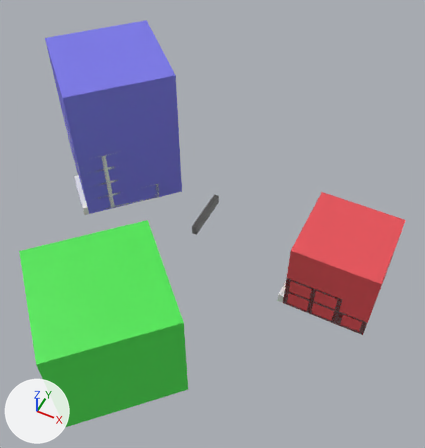
The glTF model assets/gltf/cubes.gltf, before and after one commit.
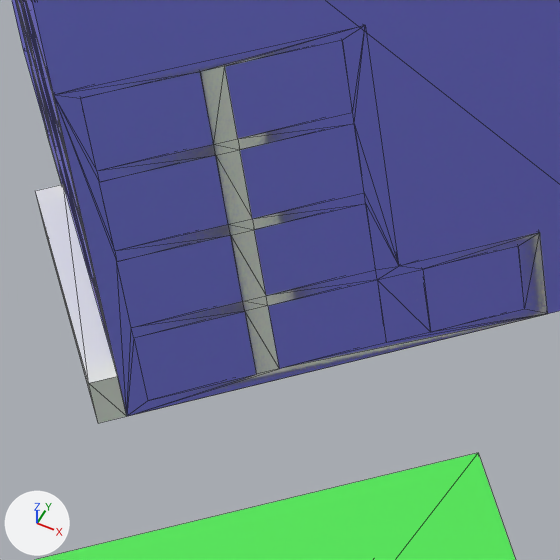
The first picture shows the older version from a camera (50 mm lens) standing at (37.3, -67.4, 89.3) and looking at (7.2, -7.3, 14.1). The close-ups show both versions on the part from 16% to 38% of the width and 32% to 53% of the height of that picture; other places that the commit changed are outside them. Arrows for +X, +Y and +Z are at lower left; the lights stay in place. The close-ups show mesh edges as thin lines. Where no turn or scale is listed for an object, it has been applied to the vertices.

Script lines for the objects in view, before the commit:
```python
me_bluetall = bpy.data.meshes.new('BlueTall')
me_bluetall.from_pydata(...)  # 8 vertices, 12 faces; spans x -14.3..14.0, y 0.0..28.3, z 0.0..29.0
me_bluetall.materials.append(mat_blue)  # blue #7c79e7
me_cube_001 = bpy.data.meshes.new('Cube.001')
me_cube_001.from_pydata(...)  # a box spanning x -1.0..0.0, y 0.0..10.0, z 0.0..2.0
me_cube_blue = bpy.data.meshes.new('cube-blue')
me_cube_blue.from_pydata(...)  # 796 vertices, 1588 faces; spans x -33.2..-12.0, y -4.9..16.3, z 0.0..14.8
me_cube_blue.materials.append(mat_material)  # white #e7e7e7
ob_bluetall = bpy.data.objects.new('BlueTall', me_bluetall)
ob_bluetall.location = (-22.42, -4.9, 0.0)
ob_cube_blue = bpy.data.objects.new('cube-blue', me_cube_blue)
ob_cube_blue.location = (0.0, 0.0, 0.0)
ob_pos_bluetall = bpy.data.objects.new('pos_BlueTall', me_cube_001)
ob_pos_bluetall.location = (-22.42, -4.9, 0.0)
ob_pos_bluetall.rotation_euler = (0.0, 0.0, 0.798)  # degrees (0, 0, 46)
# also in view: 'GreenCube' at (0.0, -30.0, 10.0)
```
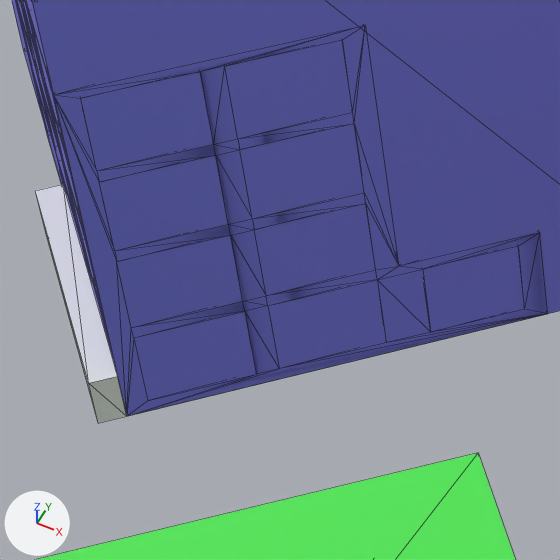
Where the newer file only moved an object's origin or applied its transform, the numbers keep the older frame.

Boxes [x1, y1, x2, y2] around the edits, measured in the close-ups (560 x 560 px):
'cube-blue', recoloured (white to blue): [16, 0, 548, 386] in both

The change, as a diff of the scene's bpy script:
```diff
--- a/assets/gltf/cubes.gltf.py
+++ b/assets/gltf/cubes.gltf.py
@@ me_cube_blue @@
 me_cube_blue.from_pydata(...)  # 796 vertices, 1588 faces; spans x -33.2..-12.0, y -4.9..16.3, z 0.0..14.8
-me_cube_blue.materials.append(mat_material)  # white #e7e7e7
+me_cube_blue.materials.append(mat_blue)  # blue #7c79e7
```
